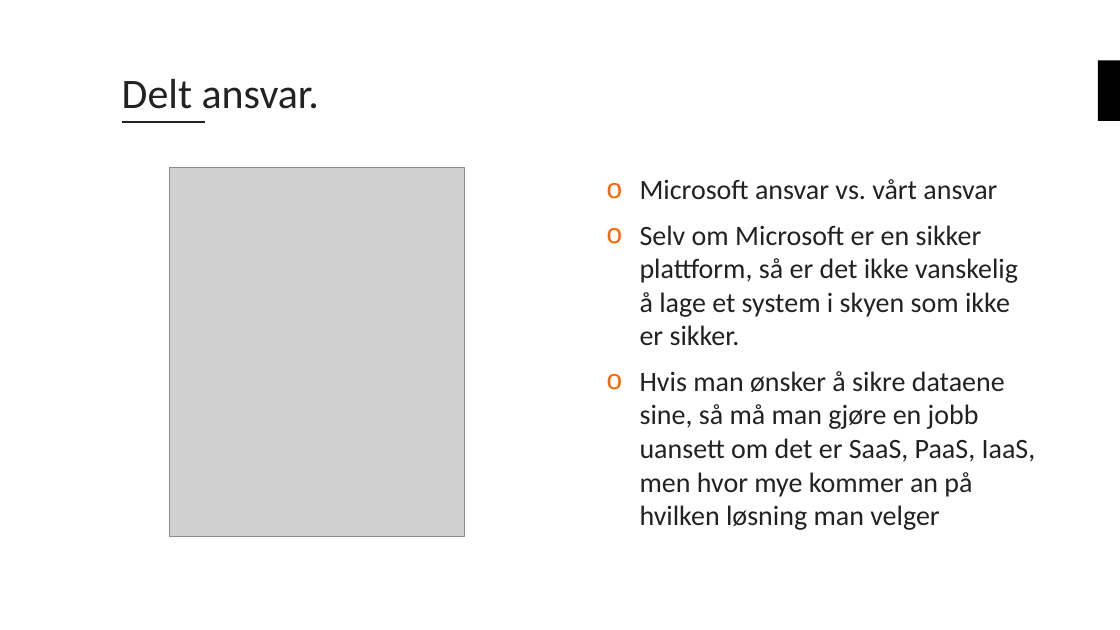
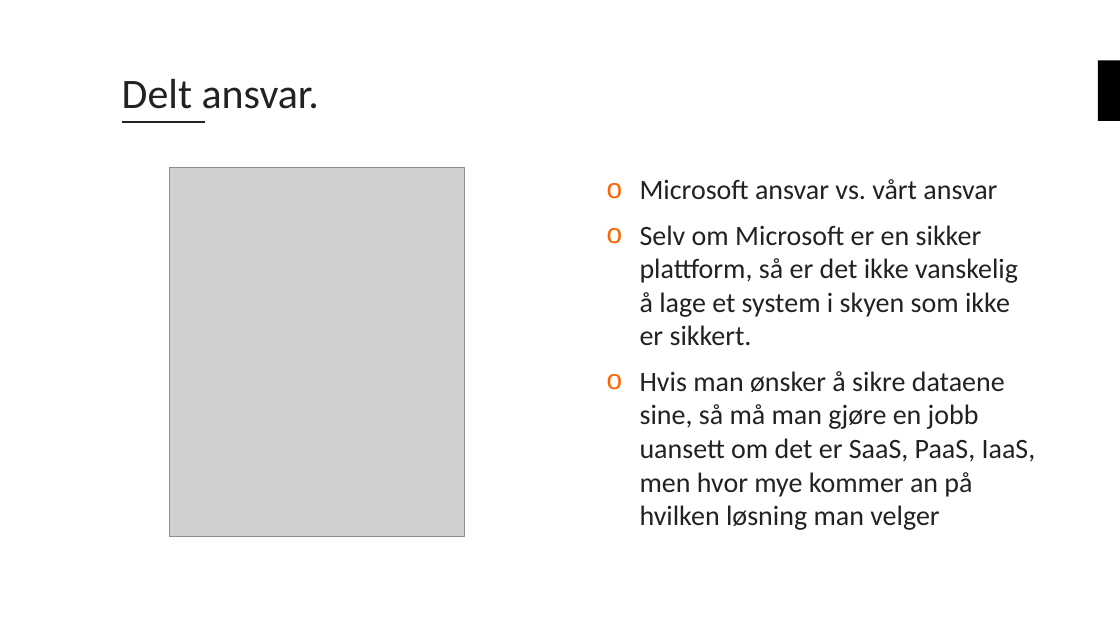
Before and after one commit to bouvet/azure-workshops, a slide deck: slide 8 of Workshop_3/Presentasjon/Azureskolen-Workshop#3.pptx. Drawn at 1120x630 pixels with LibreOffice and Linux fonts; fonts in the diff are those of the drawing; grey boxes stand for pictures; background and template pictures are left out. Boxes give left, top, right and bottom in pixels: in the first picture for what was removed or moved away, otherwise in the second. Text is boxed around its words. In the diff, an @@ line names an element or a change of style, - is before the commit and + after.

Commit message:
Updated presentation

```diff
--- a/Workshop_3/Presentasjon/Azureskolen-Workshop#3.pptx
+++ b/Workshop_3/Presentasjon/Azureskolen-Workshop#3.pptx
@@ text at (x1=640, y1=225, x2=1018, y2=345): text changed @@
-o Selv om Microsoft er en sikker plattform, så er det ikke vanskelig å lage et system i skyen som ikke er sikker.
+o Selv om Microsoft er en sikker plattform, så er det ikke vanskelig å lage et system i skyen som ikke er sikkert.
```
Also in this commit, not shown: 7 other slides changed.
